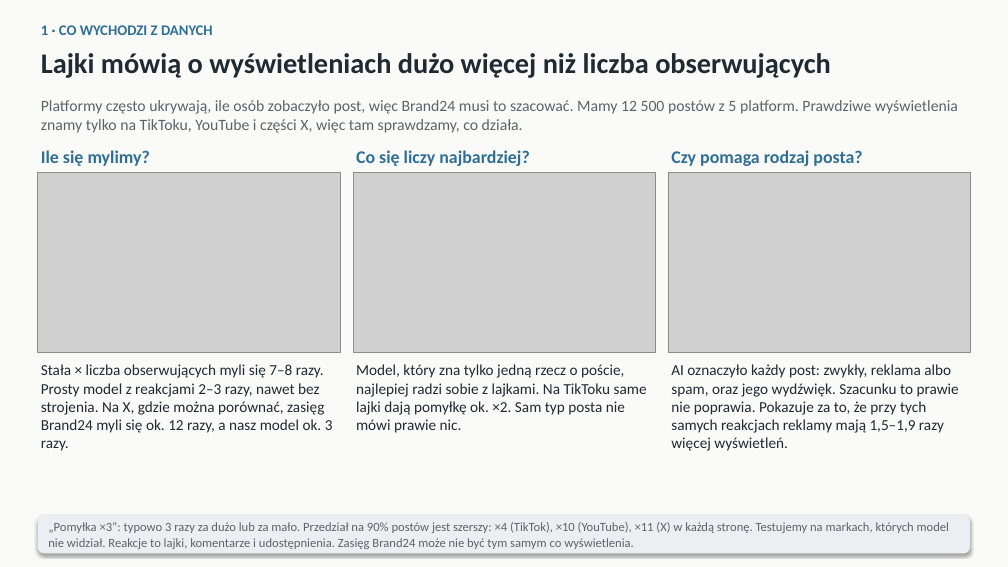
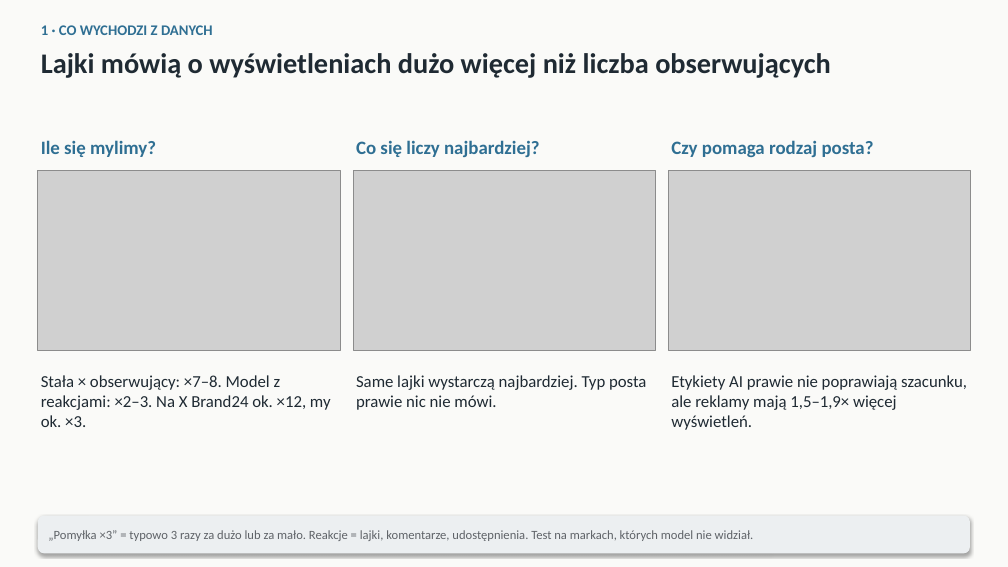
Before and after one commit to mikolaj-olesinski/Digital-Media-Analysis-PWR, a slide deck: slide 1 of pitchdeck/class_pl.pptx. Drawn at 1008x567 pixels with LibreOffice and Linux fonts; fonts in the diff are those of the drawing; grey boxes stand for pictures. Boxes give left, top, right and bottom in pixels: in the first picture for what was removed or moved away, otherwise in the second. Text is boxed around its words. In the diff, an @@ line names an element or a change of style, - is before the commit and + after.

```diff
--- a/pitchdeck/class_pl.pptx
+++ b/pitchdeck/class_pl.pptx
@@ text removed at box(41, 100, 958, 133) @@
-Platformy często ukrywają, ile osób zobaczyło post, więc Brand24 musi to szacować. Mamy 12 500 postów z 5 platform. Prawdziwe wyświetlenia znamy tylko na TikToku, YouTube i części X, więc tam sprawdzamy, co działa.
@@ 3 texts: place and size @@
-3 texts at box(41, 150, 862, 166)
+3 texts at box(41, 140, 874, 157)
@@ size 17 to 18 pt in 3 elements at box(41, 140, 156, 157), box(356, 140, 540, 157), box(671, 140, 874, 157) @@
@@ text at box(41, 375, 331, 427): text changed; size 14.5 to 16 pt @@
-Stała × liczba obserwujących myli się 7–8 razy. Prosty model z reakcjami 2–3 razy, nawet bez strojenia. Na X, gdzie można porównać, zasięg Brand24 myli się ok. 12 razy, a nasz model ok. 3 razy.
+Stała × obserwujący: ×7–8. Model z reakcjami: ×2–3. Na X Brand24 ok. ×12, my ok. ×3.
@@ text at box(356, 375, 646, 410): text changed; size 14.5 to 16 pt @@
-Model, który zna tylko jedną rzecz o poście, najlepiej radzi sobie z lajkami. Na TikToku same lajki dają pomyłkę ok. ×2. Sam typ posta nie mówi prawie nic.
+Same lajki wystarczą najbardziej. Typ posta prawie nic nie mówi.
@@ text at box(671, 375, 967, 430): text changed; size 14.5 to 16 pt @@
-AI oznaczyło każdy post: zwykły, reklama albo spam, oraz jego wydźwięk. Szacunku to prawie nie poprawia. Pokazuje za to, że przy tych samych reakcjach reklamy mają 1,5–1,9 razy więcej wyświetleń.
+Etykiety AI prawie nie poprawiają szacunku, ale reklamy mają 1,5–1,9× więcej wyświetleń.
@@ text at box(48, 530, 754, 541): text changed @@
-„Pomyłka ×3”: typowo 3 razy za dużo lub za mało. Przedział na 90% postów jest szerszy: ×4 (TikTok), ×10 (YouTube), ×11 (X) w każdą stronę. Testujemy na markach, których model nie widział. Reakcje to lajki, komentarze i udostępnienia. Zasięg Brand24 może nie być tym samym co wyświetlenia.
+„Pomyłka ×3” = typowo 3 razy za dużo lub za mało. Reakcje = lajki, komentarze, udostępnienia. Test na markach, których model nie widział.
```
Also in this commit, not shown: 4 other slides changed, 4 other files.
